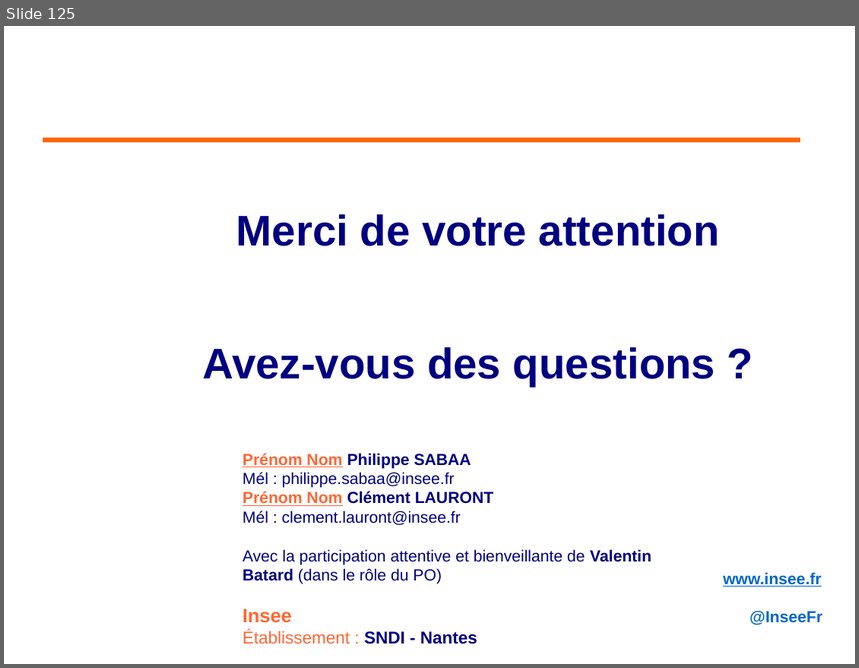
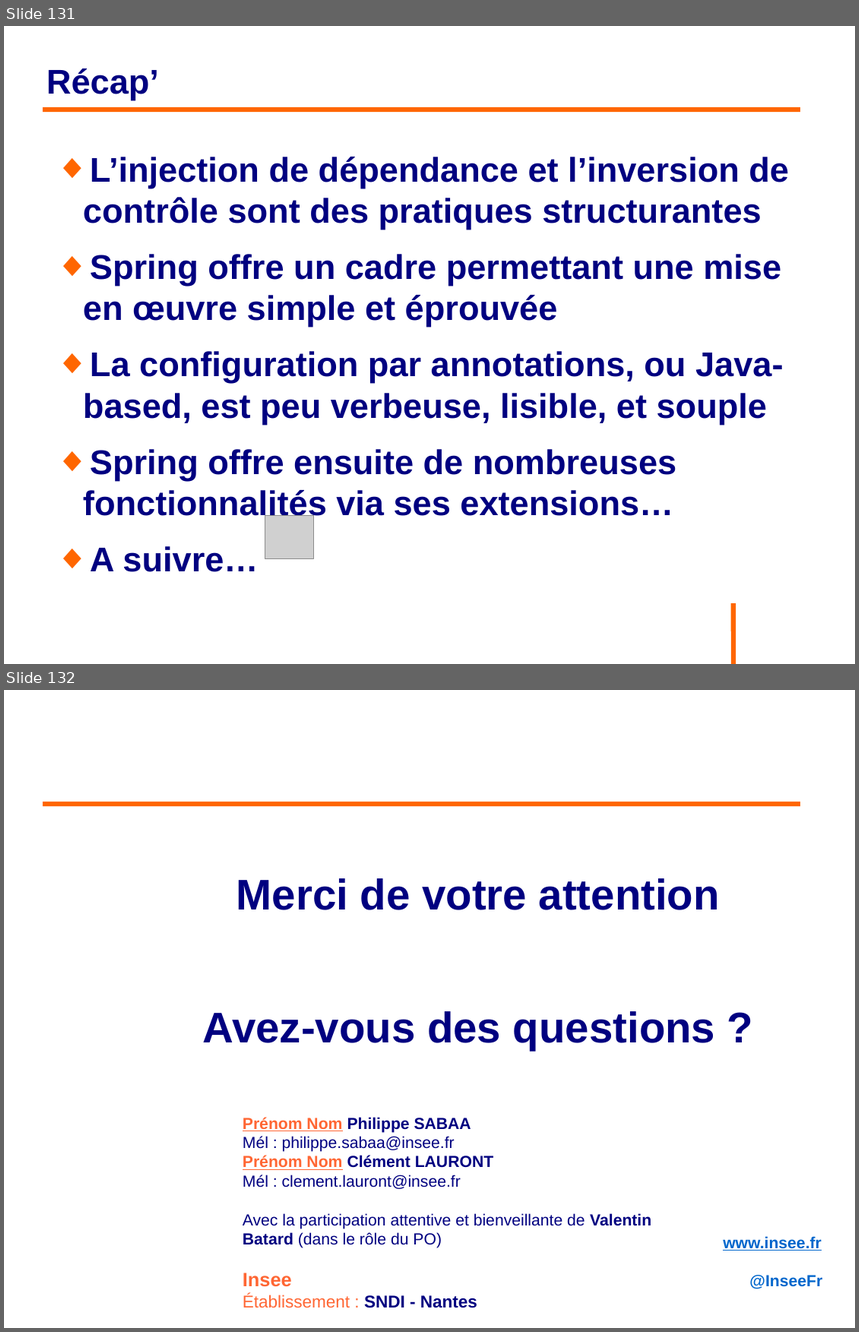
Before and after one commit to philphils/formation-spring, a slide deck: Documentation/diapo_formation_spring.odp. Shown one above the other, each under a label of ours: slide 125 before the commit, slides 131 and 132 after it. The pictures are 859x668 and 859x1332 pixels, drawn with LibreOffice and Linux fonts; fonts in the diff are those of the drawing; grey boxes stand for pictures; background and template pictures are left out. Boxes give left, top, right and bottom in pixels: in the first picture for what was removed or moved away, otherwise in the second. Text is boxed around its words. In the diff, an @@ line names an element or a change of style, - is before the commit and + after.

```diff
--- a/Documentation/diapo_formation_spring.odp
+++ b/Documentation/diapo_formation_spring.odp
@@ slide 131 added at (x1=4, y1=26, x2=855, y2=664), background #FFFFFF @@
@@ title added at (x1=47, y1=69, x2=159, y2=100), 32 pt, text #000080, bold @@
+Récap’
@@ line added from (43, 110) to (801, 110), #FF6600 4.54 pt @@
@@ text added at (x1=83, y1=157, x2=789, y2=572), 32 pt, text #000080, bold @@
+◆ L’injection de dépendance et l’inversion de contrôle sont des pratiques structurantes
+◆ Spring offre un cadre permettant une mise en œuvre simple et éprouvée
+◆ La configuration par annotations, ou Java-based, est peu verbeuse, lisible, et souple
+◆ Spring offre ensuite de nombreuses fonctionnalités via ses extensions…
+◆ A suivre…
@@ picture added at (x1=265, y1=515, x2=315, y2=559) @@
@@ line added from (734, 604) to (734, 664), #FF6600 4.54 pt @@
@@ what was slide 125 is now slide 132 @@
```
Also in this commit, not shown: 4 slides changed, 7 other slides added, 1 slide removed.
